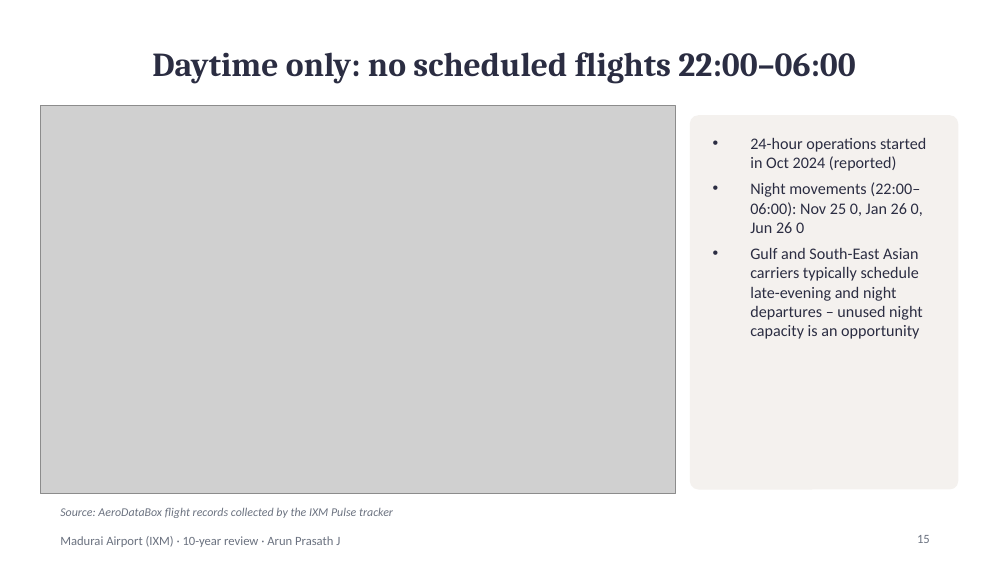
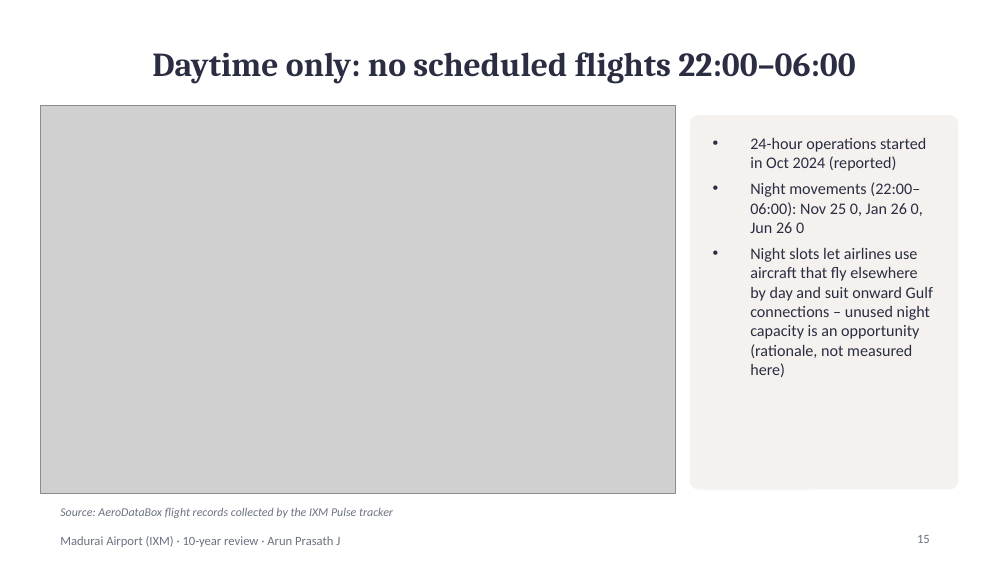
Before and after one commit to jarunprasath/madurai-airport-tracker, a slide deck: slide 15 of reports/IXM_10_year_review.pptx. Drawn at 1008x567 pixels with LibreOffice and Linux fonts; fonts in the diff are those of the drawing; grey boxes stand for pictures. Boxes give left, top, right and bottom in pixels: in the first picture for what was removed or moved away, otherwise in the second. Text is boxed around its words. In the diff, an @@ line names an element or a change of style, - is before the commit and + after.

```diff
--- a/reports/IXM_10_year_review.pptx
+++ b/reports/IXM_10_year_review.pptx
@@ text at [750, 248, 933, 377]: text changed @@
-• Gulf and South-East Asian carriers typically schedule late-evening and night departures – unused night capacity is an opportunity
+• Night slots let airlines use aircraft that fly elsewhere by day and suit onward Gulf connections – unused night capacity is an opportunity (rationale, not measured here)
```
Also in this commit, not shown: 10 other slides changed, 3 other files.
